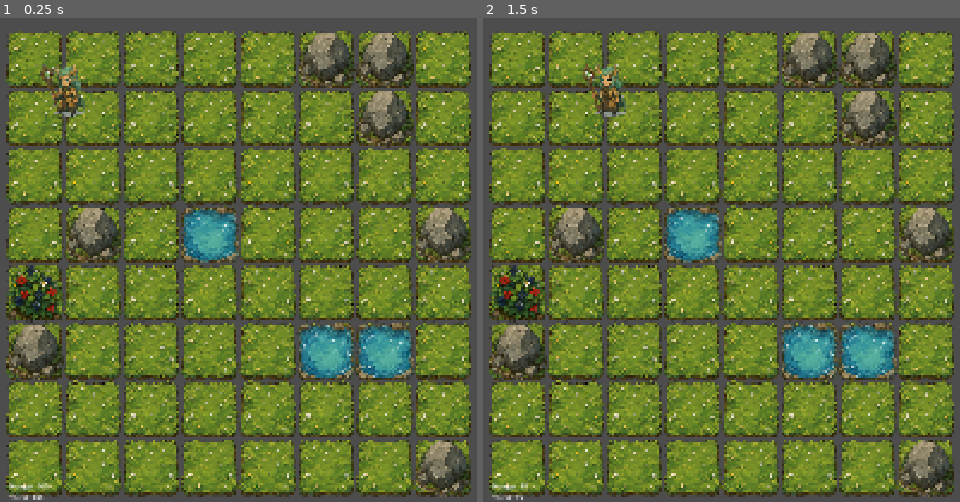
Above: before the commit, frames 1-2 (left to right).
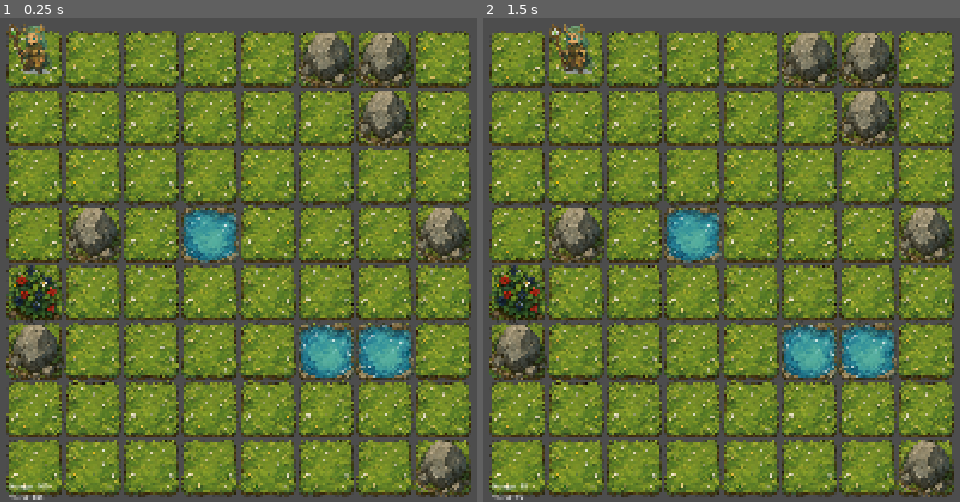
Above: after the commit, the same moments.

Repository: CharlieG42/Zimut
Game: Godot game, scene res://scenes/world.tscn
The game is run twice, just before and just after one commit, with the same random seed, the same clock (stepped at 60 frames per second) and the same inputs.
Inputs (mouse positions are in pixels of both pictures, inside the frame that each line leads up to):
- Up to frame 1 (0.25 s): no input
- Up to frame 2 (1.5 s): tap Enter at 0.5 s; move the mouse to (878, 226) at 0.52 s; hold Right (ui_right) 0.53-1.28 s; click (878, 226) at 0.67 s; tap Space at 1.25 s; move the mouse to (545, 279) at 1.27 s; hold Down (ui_down) from 1.28 s (still down)

The runs differ from the first frame. In frame 1, 1.1% of the frame differs, in the area x 1-18%, y 1-21%; in frame 2, 1.2%, in the area x 13-31%, y 1-21%.

Commit message:
Mise à jour locale

Diff:
--- a/prototype/zoe/scripts/world.gd
+++ b/prototype/zoe/scripts/world.gd
@@ -3,6 +3,8 @@
 const GRID_SIZE := 8
 const CELL_SIZE := 140
 const PLAYER_START := Vector2i(0, 0)
+const OFFSET_PLAYER_X := -80
+const OFFSET_PLAYER_Y := -100
 
 @onready var player_node: Area2D
 @onready var ui: Control
@@ -79,8 +81,8 @@
 	player_node = Area2D.new()
 	player_node.name = "Player"
 	player_node.position = Vector2(
-		PLAYER_START.x * CELL_SIZE + CELL_SIZE / 2,
-		PLAYER_START.y * CELL_SIZE + CELL_SIZE / 2
+		PLAYER_START.x * CELL_SIZE + CELL_SIZE / 2 + OFFSET_PLAYER_X,
+		PLAYER_START.y * CELL_SIZE + CELL_SIZE / 2 + OFFSET_PLAYER_Y
 	)
 	player_node.set_script(load("res://scripts/player.gd"))
 	player_node.connect("move_request", Callable(self, "_on_player_move_request"))
@@ -148,8 +150,8 @@
 
 	if not has_obstacle:
 		player_node.position = Vector2(
-			new_position.x * CELL_SIZE + CELL_SIZE / 2,
-			new_position.y * CELL_SIZE + CELL_SIZE / 2
+			new_position.x * CELL_SIZE + CELL_SIZE / 2 + OFFSET_PLAYER_X,
+			new_position.y * CELL_SIZE + CELL_SIZE / 2 + OFFSET_PLAYER_Y
 		)
 		player_node.set("position_grid", new_position)
 		player_node.set("can_move", true)
